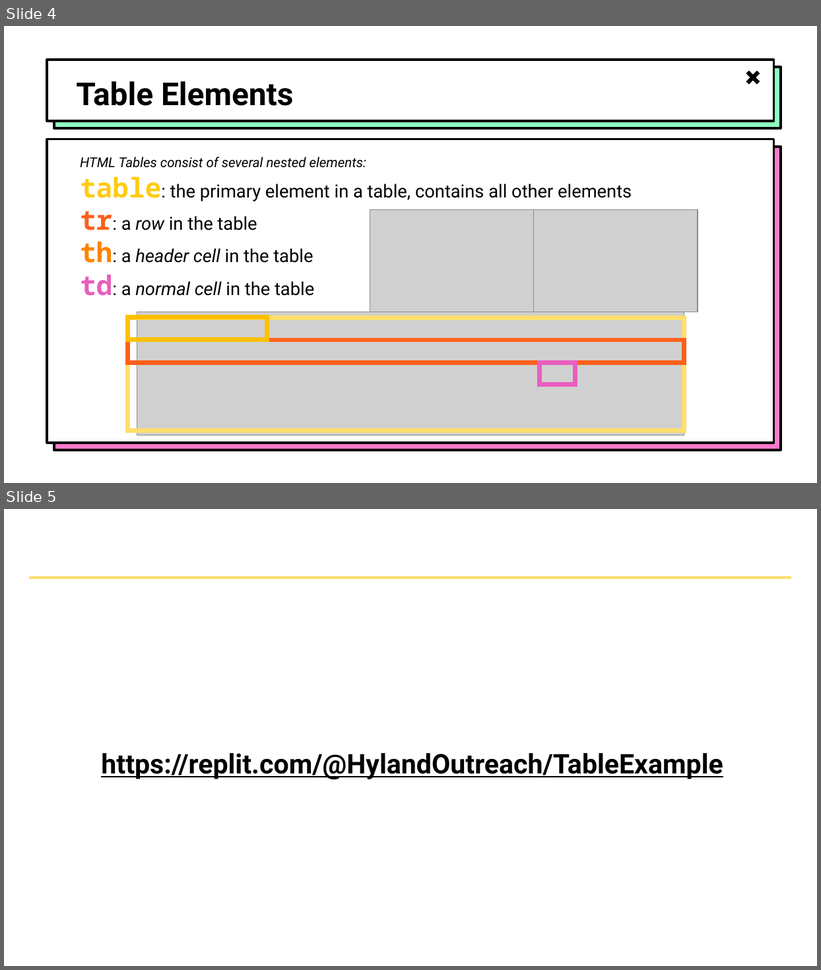
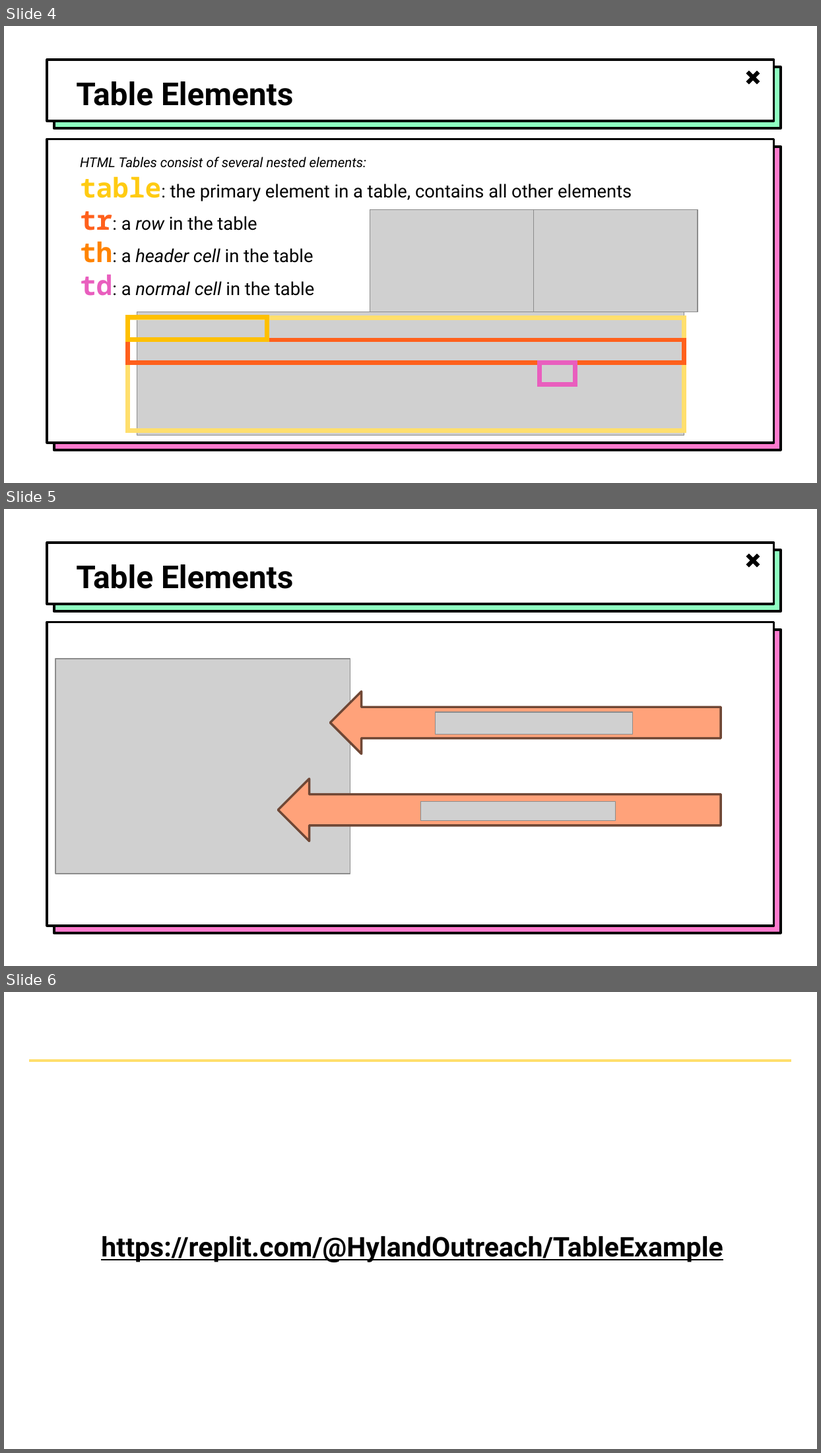
Before and after one commit to hytechclub/web-101, a slide deck: Week04/TablesAndIFrames.pptx. Shown one above the other, each under a label of ours: slides 4 and 5 before the commit, slides 4, 5 and 6 after it. The pictures are 821x970 and 821x1453 pixels, drawn with LibreOffice and Linux fonts; fonts in the diff are those of the drawing; grey boxes stand for pictures; background and template pictures are left out. Boxes give left, top, right and bottom in pixels: in the first picture for what was removed or moved away, otherwise in the second. Text is boxed around its words. In the diff, an @@ line names an element or a change of style, - is before the commit and + after.

```diff
--- a/Week04/TablesAndIFrames.pptx
+++ b/Week04/TablesAndIFrames.pptx
@@ slide 5 added at (x1=4, y1=509, x2=817, y2=966), background picture (left out); not listed: 5 template elements that a slide beside it also shows @@
@@ title added at (x1=76, y1=564, x2=293, y2=589), 28 pt, text #000000, bold @@
+Table Elements
@@ picture added at (x1=55, y1=659, x2=350, y2=874) @@
@@ left arrow added at (x1=330, y1=692, x2=720, y2=755), fill #FFA27A, outline #704735 2 pt @@
@@ picture added at (x1=436, y1=712, x2=634, y2=734) @@
@@ left arrow added at (x1=278, y1=779, x2=721, y2=842), fill #FFA27A, outline #704735 2 pt @@
@@ picture added at (x1=421, y1=802, x2=616, y2=821) @@
@@ what was slide 5 is now slide 6 @@
```
Also in this commit, not shown: 5 other files.
